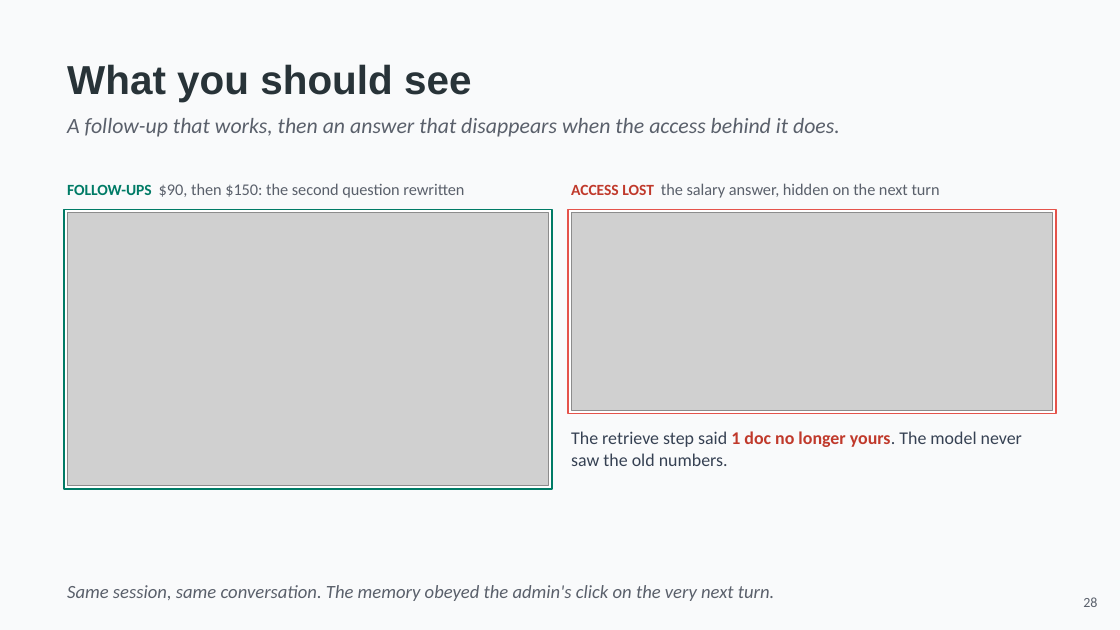
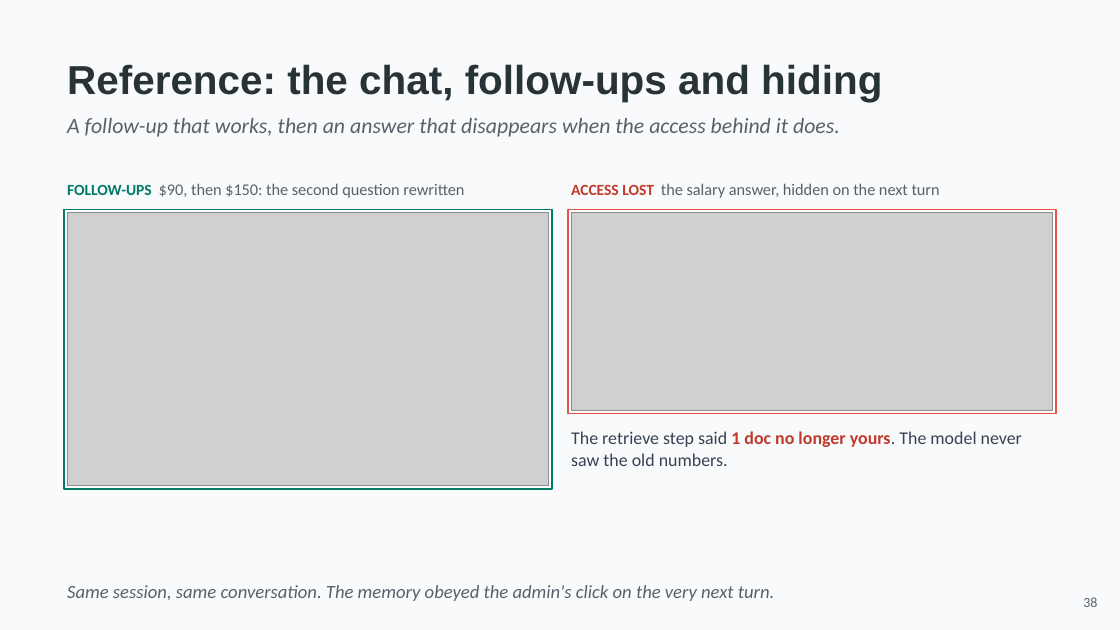
Before and after one commit to hasankanaan26/acme-desk, a slide deck: slide 38 of slides/part2-platform.pptx (slide 28 before the commit). Drawn at 1120x630 pixels with LibreOffice and Linux fonts; fonts in the diff are those of the drawing; grey boxes stand for pictures. Boxes give left, top, right and bottom in pixels: in the first picture for what was removed or moved away, otherwise in the second. Text is boxed around its words. In the diff, an @@ line names an element or a change of style, - is before the commit and + after.

```diff
--- a/slides/part2-platform.pptx
+++ b/slides/part2-platform.pptx
@@ text at bbox=[67, 64, 882, 102]: text changed @@
-What you should see
+Reference: the chat, follow-ups and hiding
@@ text at bbox=[1083, 597, 1097, 607]: text changed @@
-28
+38
```
Also in this commit, not shown: 18 other slides changed, 21 slides added, 20 slides removed, 9 other files.
